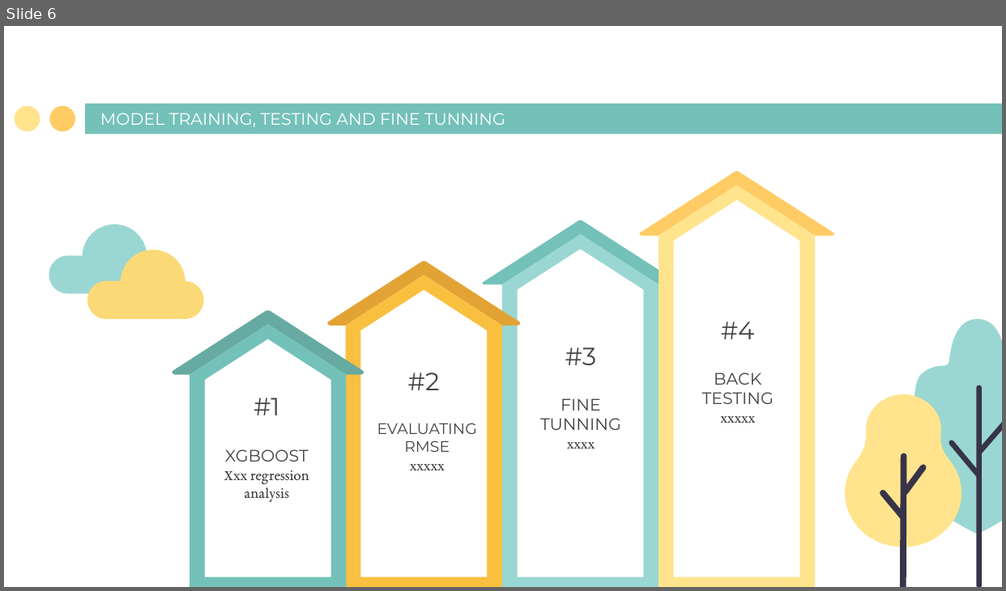
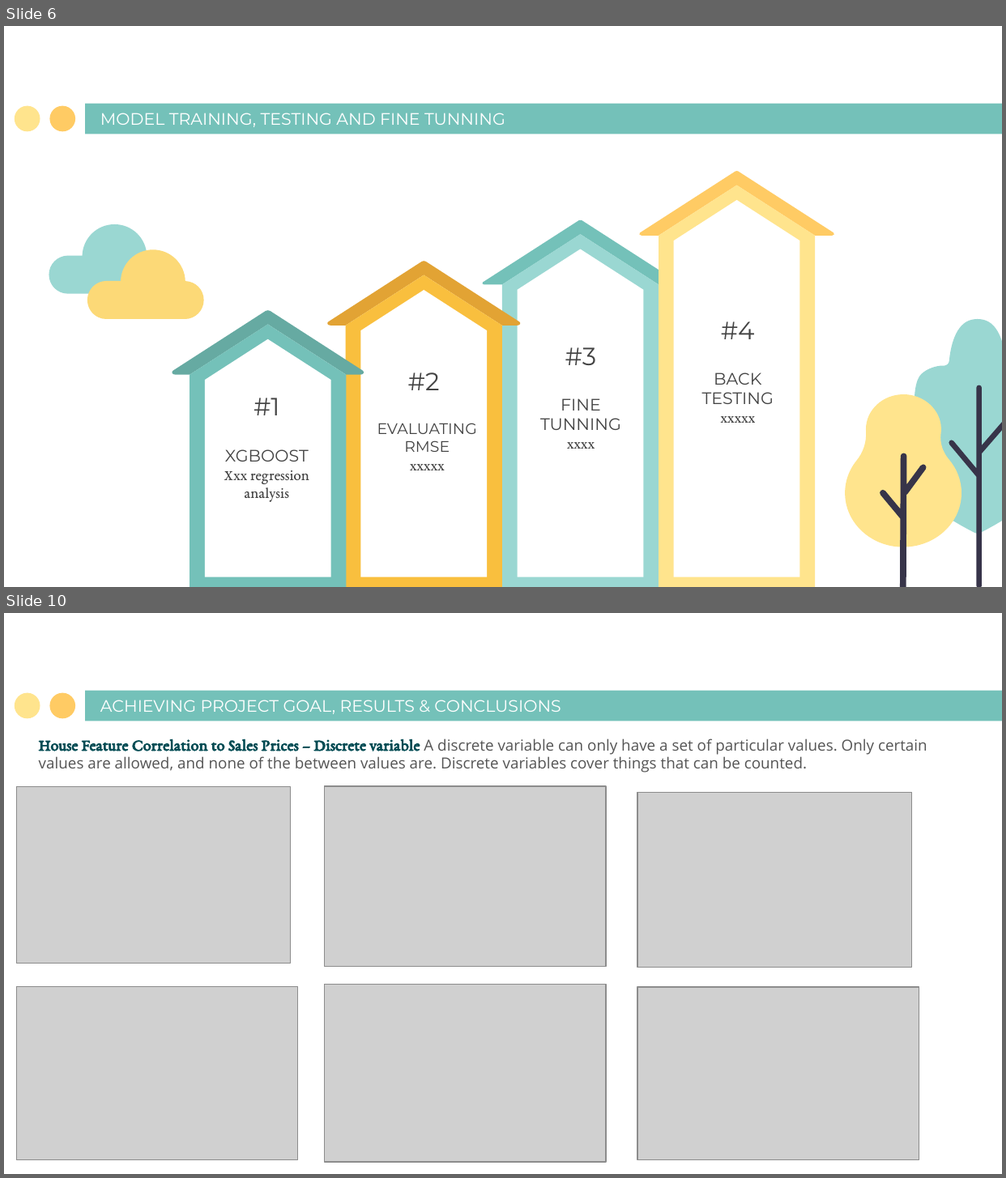
Before and after one commit to BrownTD/Final-Project, a slide deck: Group 2 Final Project House Price Prediction.pptx. Shown one above the other, each under a label of ours: slide 6 before the commit, slides 6 and 10 after it; the slides between them are not shown. The pictures are 1006x591 and 1006x1178 pixels, drawn with LibreOffice and Linux fonts; fonts in the diff are those of the drawing; grey boxes stand for pictures. Boxes give left, top, right and bottom in pixels: in the first picture for what was removed or moved away, otherwise in the second. Text is boxed around its words. In the diff, an @@ line names an element or a change of style, - is before the commit and + after.

```diff
--- a/Group 2 Final Project House Price Prediction.pptx
+++ b/Group 2 Final Project House Price Prediction.pptx
@@ slide 10 added at bbox=[4, 613, 1002, 1174], background #FFFFFF; not listed: 3 template elements that a slide beside it also shows @@
@@ title added at bbox=[100, 700, 560, 714], 12 pt, text #FFFFFF @@
+ACHIEVING PROJECT GOAL, RESULTS & CONCLUSIONS
@@ text added at bbox=[39, 739, 927, 773], 11 pt, text #555555 @@
+House Feature Correlation to Sales Prices – Discrete variable A discrete variable can only have a set of particular values. Only certain values are allowed, and none of the between values are. Discrete variables cover things that can be counted.
@@ picture added at bbox=[16, 786, 291, 963] @@
@@ picture added at bbox=[324, 786, 606, 967] @@
@@ picture added at bbox=[637, 793, 912, 969] @@
@@ picture added at bbox=[16, 986, 297, 1160] @@
@@ picture added at bbox=[324, 984, 606, 1162] @@
@@ picture added at bbox=[637, 987, 919, 1161] @@
```
Also in this commit, not shown: 8 slides changed, 5 other slides added.
